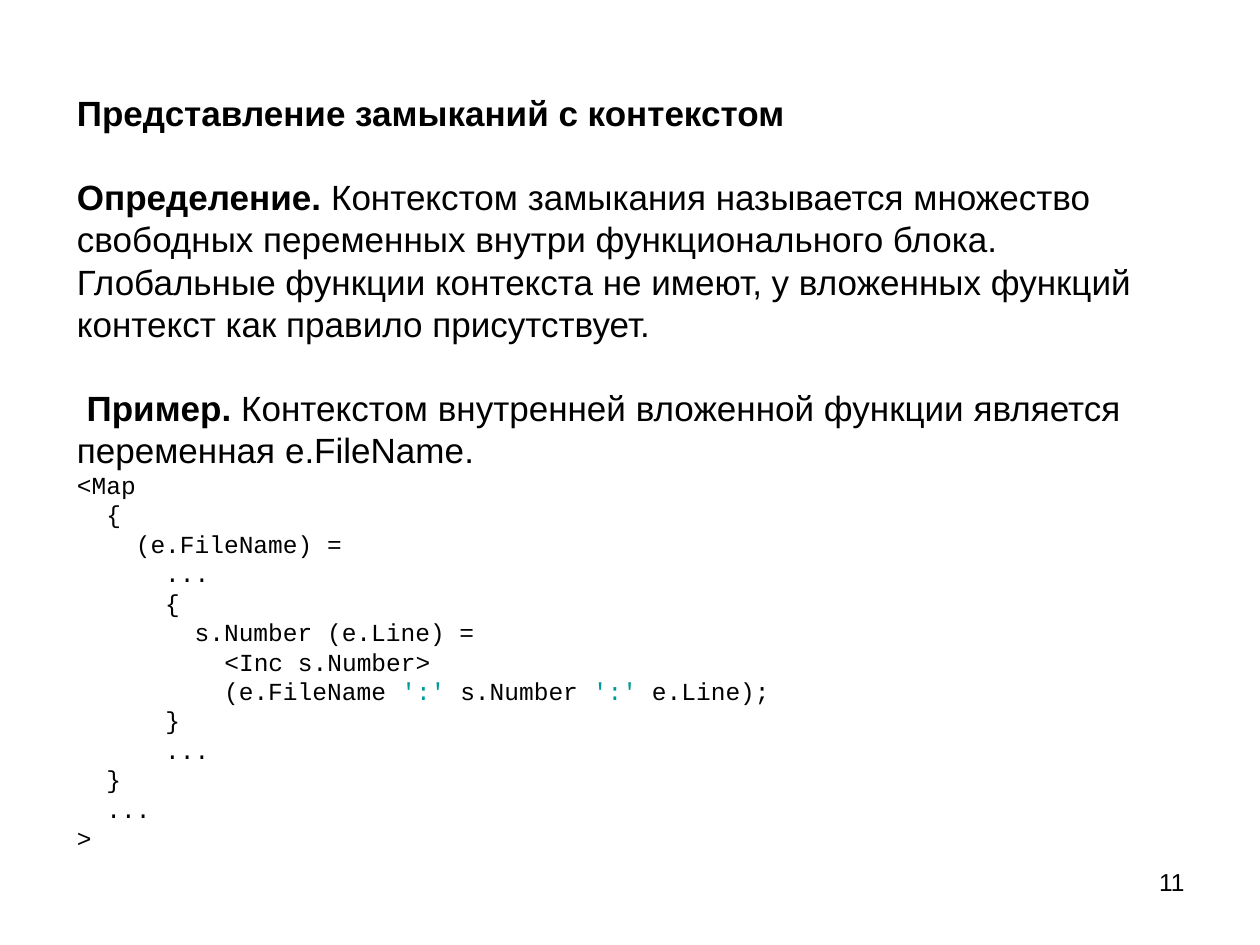
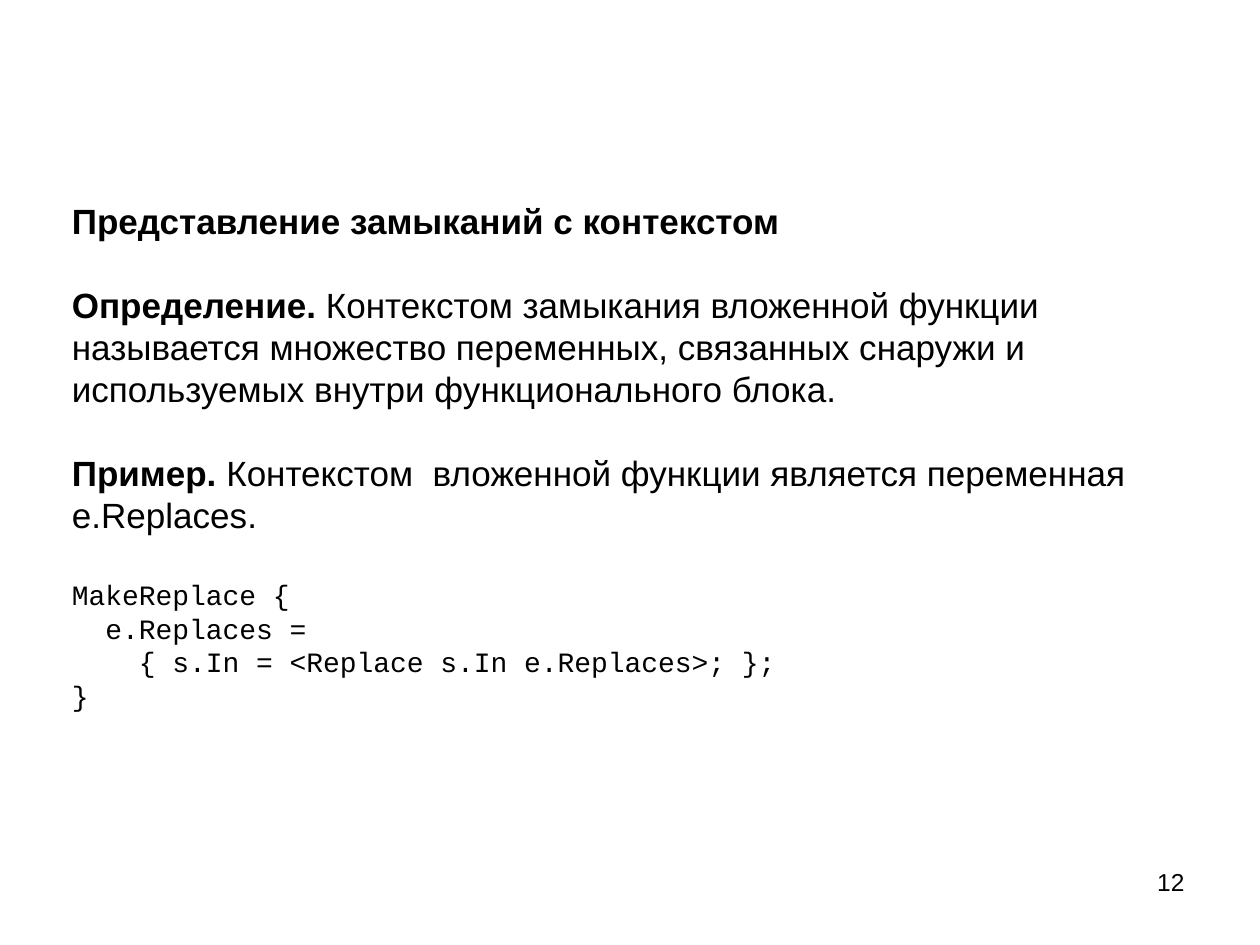
Before and after one commit to Mazdaywik/Refal-05, a slide deck: slide 12 of doc/Компилятор Простого Рефала.ppt (slide 11 before the commit). Drawn at 1260x945 pixels with LibreOffice and Linux fonts; fonts in the diff are those of the drawing. Boxes give left, top, right and bottom in pixels: in the first picture for what was removed or moved away, otherwise in the second. Text is boxed around its words. In the diff, an @@ line names an element or a change of style, - is before the commit and + after.

```diff
--- a/doc/Компилятор Простого Рефала.ppt
+++ b/doc/Компилятор Простого Рефала.ppt
@@ text at (72,208,1125,678): text changed @@
-Представление замыканий с контекстом
-Определение. Контекстом замыкания называется множество свободных переменных внутри функционального блока. Глобальные функции контекста не имеют, у вложенных функций контекст как правило присутствует.
-Пример. Контекстом внутренней вложенной функции является переменная e.FileName.
-<Map
-{
-(e.FileName) =
-...
-{
-s.Number (e.Line) =
-<Inc s.Number>
-(e.FileName ':' s.Number ':' e.Line);
-}
-...
-}
-...
->
+Представление замыканий с контекстом
+Определение. Контекстом замыкания вложенной функции называется множество переменных, связанных снаружи и используемых внутри функционального блока.
+Пример. Контекстом вложенной функции является переменная e.Replaces.
+MakeReplace {
+e.Replaces =
+{ s.In = <Replace s.In e.Replaces>; };
+}
@@ page number at (1157,874,1184,891): text changed @@
-11
+12
```
Also in this commit, not shown: 13 other slides changed, 16 slides added, 4 slides removed, 3 other files.
